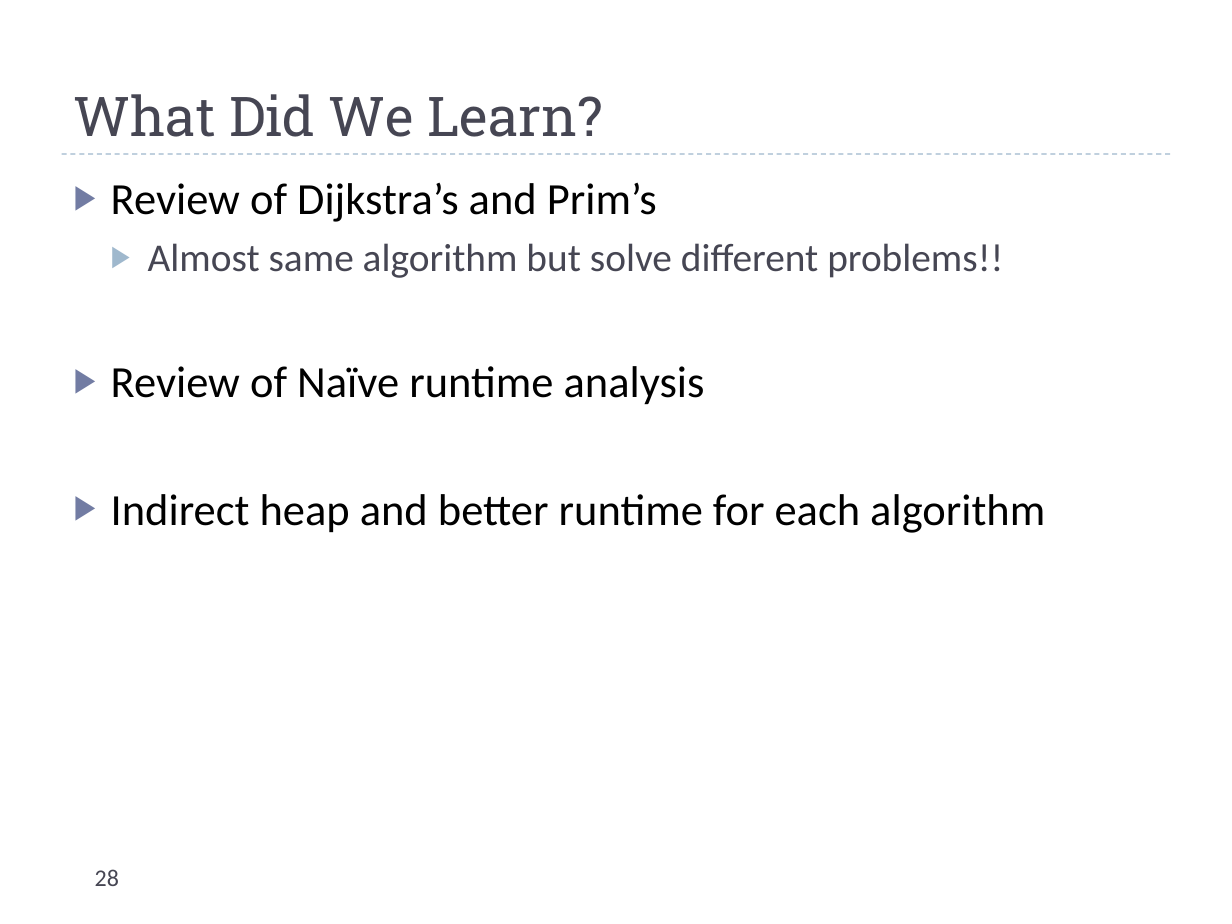
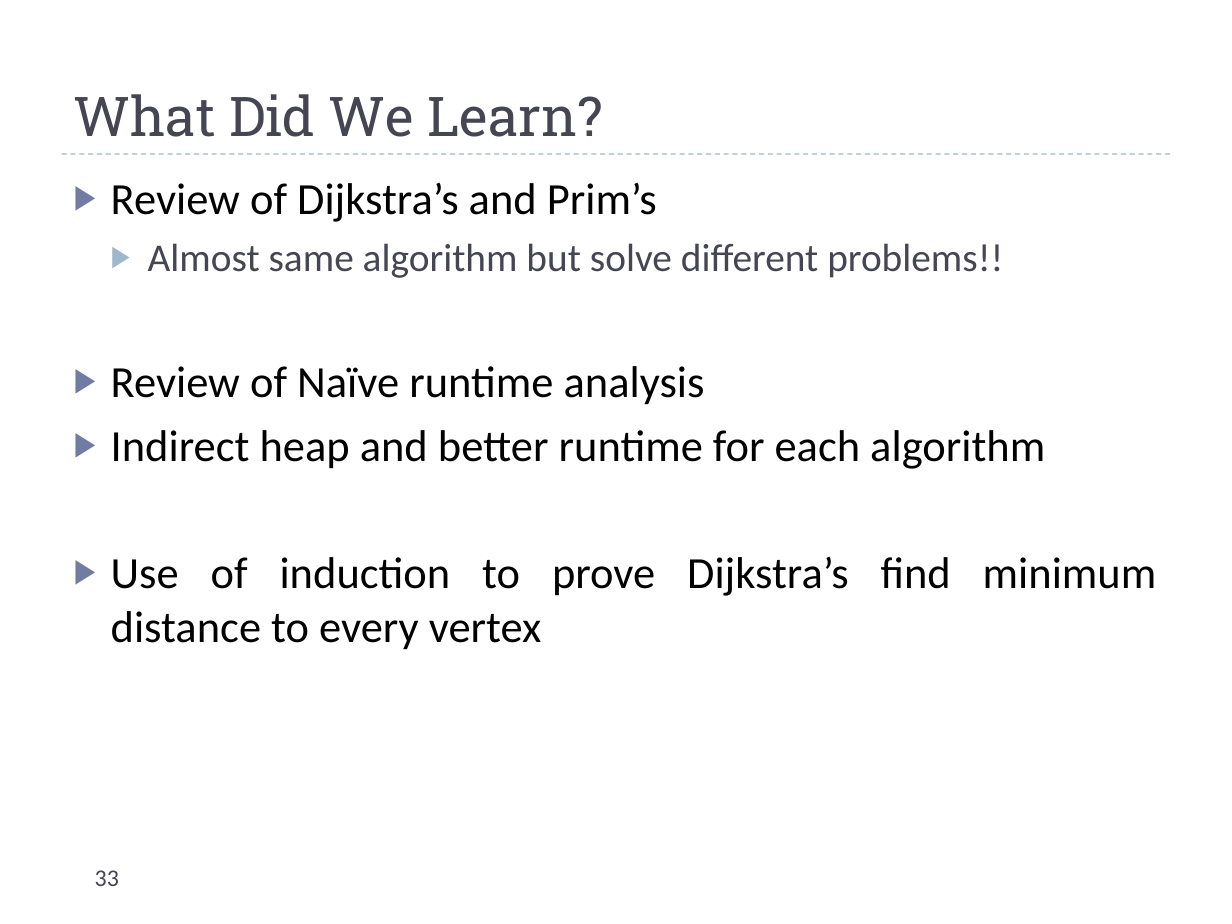
Before and after one commit to uva-cs/cs4102-s22, a slide deck: slide 33 of slides/cs4102_L12-dijstra-and-prim.pptx (slide 28 before the commit). Drawn at 1232x924 pixels with LibreOffice and Linux fonts; fonts in the diff are those of the drawing. Boxes give left, top, right and bottom in pixels: in the first picture for what was removed or moved away, otherwise in the second. Text is boxed around its words. In the diff, an @@ line names an element or a change of style, - is before the commit and + after.

```diff
--- a/slides/cs4102_L12-dijstra-and-prim.pptx
+++ b/slides/cs4102_L12-dijstra-and-prim.pptx
@@ text at [111, 557, 1157, 650]: paragraph added @@
+▶ Use of induction to prove Dijkstra’s find minimum distance to every vertex
@@ page number at [95, 870, 119, 886]: text changed @@
-28
+33
```
Also in this commit, not shown: 5 slides added, 1 other file.
